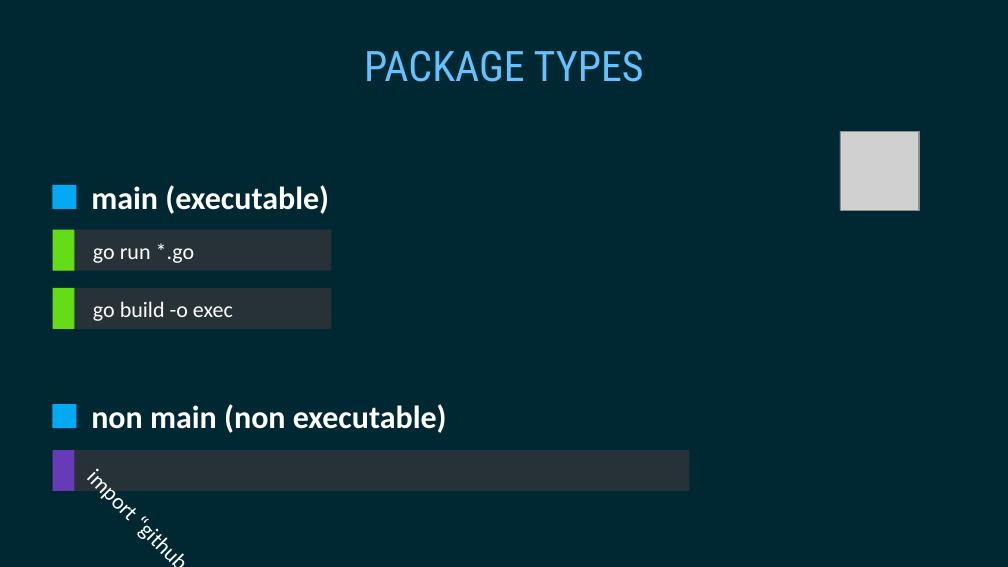
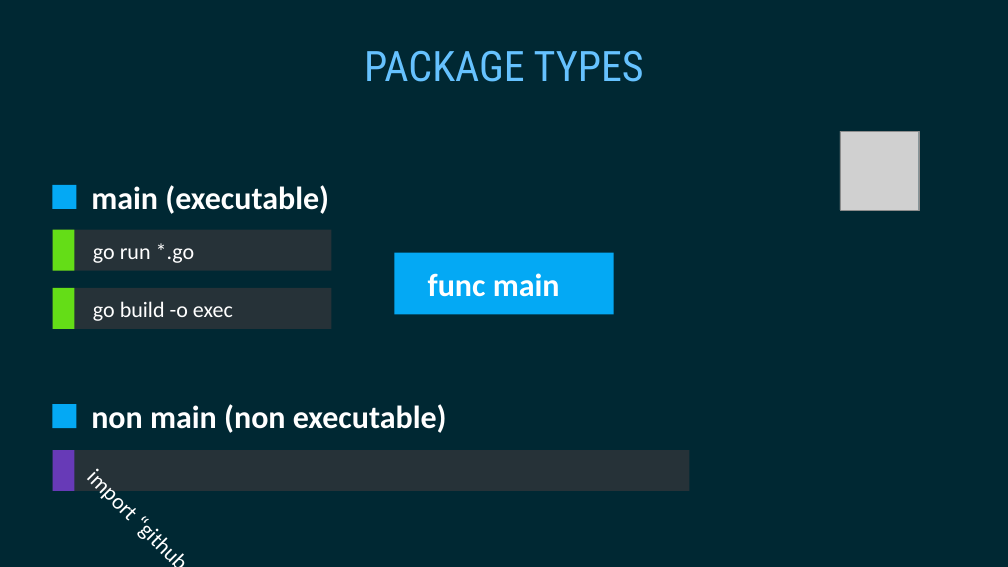
Before and after one commit to gophertuts/go-basics, a slide deck: slide 4 of packages/Packages.pptx. Drawn at 1008x567 pixels with LibreOffice and Linux fonts; fonts in the diff are those of the drawing; grey boxes stand for pictures. Boxes give left, top, right and bottom in pixels: in the first picture for what was removed or moved away, otherwise in the second. Text is boxed around its words. In the diff, an @@ line names an element or a change of style, - is before the commit and + after.

Commit message:
update packages presentation + add package management placeholders

```diff
--- a/packages/Packages.pptx
+++ b/packages/Packages.pptx
@@ rectangle added at <box>394,252,613,314</box>, fill #04A9F4 @@
@@ text added at <box>428,273,560,297</box>, 61 pt, text #FFFFFF, bold @@
+func main
```
Also in this commit, not shown: 7 other files.
